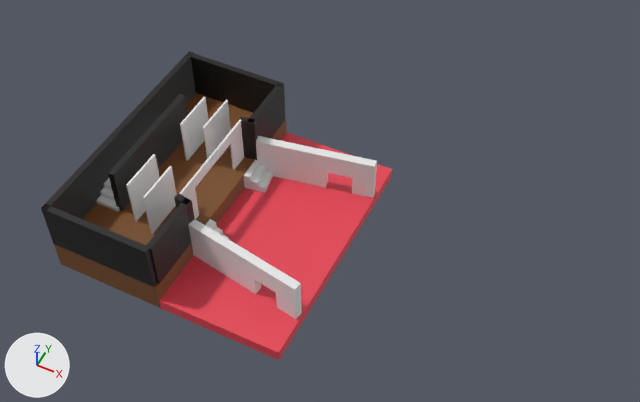
A saved change to the FBX model PantoGame/Assets/Levels/Level.fbx.
Rendered twice from a camera (50 mm lens) standing at (45.3, -77.7, 107.4) and looking at (6.2, 0.5, 9.6). Lighting does not change. The marker at lower left points along +X, +Y and +Z. Where no turn or scale is listed for an object, it has been applied to the vertices.

The first picture shows 'Cube', 'Cube.001', 'Floor', 'Portal 1', 'Portal 1.001', 'Portal 1.002', 'Stage Floor', 'Stage Wall', 'Stage Wall back', 'Stage Wall back.001', 'Stairs left.001', 'Stairs right', 'stage Wall', 'stage Wall.001', 'stage Wall.002', 'stage Wall.003', 'stage Wall.004'.
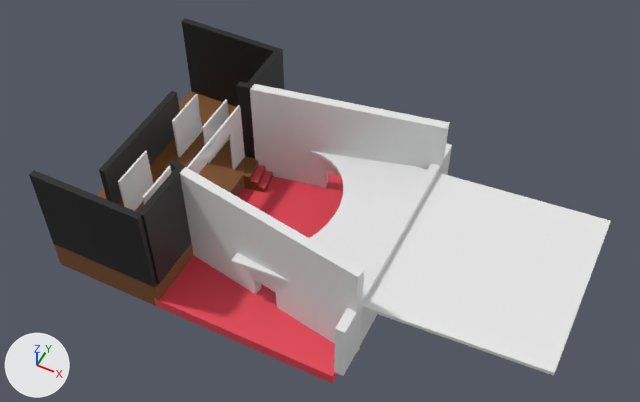
Commit message: improvmetns to level when flipped

Diff of the bpy script that builds the scene:
```diff
--- a/PantoGame/Assets/Levels/Level.fbx.py
+++ b/PantoGame/Assets/Levels/Level.fbx.py
@@ me_cube_003 @@
-me_cube_003.from_pydata(...)  # 24 vertices, 22 faces; spans x -18.9..1.1, y -4.0..0.9, z -1.0..6.3
+me_cube_003.from_pydata(...)  # 40 vertices, 38 faces; spans x -18.9..11.3, y -4.0..2.7, z -1.0..17.3
+# me_cube_003 part 5: 16 vertices added at x -18.9..11.3, y -4.0..2.7, z -1.0..17.3
@@ me_cube_006 @@
 me_cube_006.from_pydata(...)  # 26 vertices, 24 faces; spans x -3.3..0.94, y -2.5..2.08, z 0.0..3.0
+# me_cube_006 part 1: the 1 face centred in x -1.18, y -0.21, z 2.0 switches from no material to mat_material_001 (red #e74354)
+# me_cube_006 part 2: the 1 face centred in x 0.0, y 0.0, z 1.0 switches from no material to mat_material_001 (red #e74354)
+# me_cube_006 part 3: 22 of the faces centred in x -2.95..0.59, y -2.4..1.98, z 0.0..3.0 switch from no material to mat_stage_floor (brown #7c4e24)
+me_cube_006.materials.append(mat_material_001)  # red #e74354
@@ me_cube_004 @@
-me_cube_004.from_pydata(...)  # 24 vertices, 22 faces; spans x -18.8..1.1, y -0.9..4.0, z -1.0..6.3
+me_cube_004.from_pydata(...)  # 40 vertices, 38 faces; spans x -18.8..11.2, y -2.6..4.0, z -1.0..17.3
+# me_cube_004 part 6: 16 vertices added at x -18.8..11.2, y -2.6..4.0, z -1.0..17.3
@@ me_cube_018 @@
 me_cube_018.from_pydata(...)  # 28 vertices, 27 faces; spans x -0.2..0.2, y -8.9..8.9, z 0.0..8.2
+# me_cube_018 part 4: all 20 vertices in x -0.2..0.2, y -8.9..8.9, z 6.2..8.2 are scaled about their middle by (1, 1, 1.62), then moved by (0.0, 0.0, 2.5)
@@ ob_stage_wall @@
 ob_stage_wall.rotation_euler = (0.0, 0.0, 1.571)  # degrees (0, 0, 90)
-ob_stage_wall.scale = (0.5, 9.15, 1.0)
+ob_stage_wall.scale = (0.5, 9.15, 1.87)
@@ ob_stage_wall_1 @@
 ob_stage_wall_1.rotation_euler = (0.0, 0.0, 1.571)  # degrees (0, 0, 90)
-ob_stage_wall_1.scale = (0.5, 9.01, 1.0)
+ob_stage_wall_1.scale = (0.5, 9.01, 1.87)
@@ ob_portal_1_001 @@
 ob_portal_1_001 = bpy.data.objects.new('Portal 1.001', me_cube_019)
-ob_portal_1_001.location = (-16.3, 0.2, 3.1)
+ob_portal_1_001.location = (-16.4, 0.2, 3.1)
@@ ob_stage_wall_back_001 @@
 ob_stage_wall_back_001 = bpy.data.objects.new('Stage Wall back.001', me_cube_011)
-ob_stage_wall_back_001.location = (-23.4, 0.0, 3.2)
+ob_stage_wall_back_001.location = (-25.1, 0.0, 3.2)
@@ ob_stage_wall_002 @@
 ob_stage_wall_002.rotation_euler = (0.0, 0.0, -3.142)  # degrees (0, 0, -180)
-ob_stage_wall_002.scale = (0.5, 5.11, 1.0)
+ob_stage_wall_002.scale = (0.5, 5.11, 1.88)
@@ ob_stage_wall_001 @@
-ob_stage_wall_001 = bpy.data.objects.new('stage Wall.001', me_cube_013)
@@ ob_stage_wall_004 @@
-ob_stage_wall_004 = bpy.data.objects.new('stage Wall.004', me_cube_016)
@@ ob_floor @@
 ob_floor = bpy.data.objects.new('Floor', me_cube_002)
-ob_floor.location = (0.0, 0.0, -1.0)
-ob_floor.scale = (10.0, 20.0, 1.0)
+ob_floor.location = (3.8, 0.0, -1.0)
+ob_floor.scale = (14.7, 20.0, 1.0)
@@ ob_stage_wall_003 @@
 ob_stage_wall_003 = bpy.data.objects.new('stage Wall.003', me_cube_015)
-ob_stage_wall_003.location = (-11.1, -9.4, 3.2)
-ob_stage_wall_003.rotation_euler = (0.0, 0.0, -1.771)  # degrees (0, 0, -101)
-ob_stage_wall_003.scale = (0.5, 1.3, 1.0)
+ob_stage_wall_003.location = (-10.5, 14.4, 3.2)
+ob_stage_wall_003.rotation_euler = (-3.142, 0.0, 0.0)  # degrees (-180, 0, 0)
+ob_stage_wall_003.scale = (-0.5, -5.11, -1.88)
@@ ob_stairs_left_001 @@
-ob_stairs_left_001 = bpy.data.objects.new('Stairs left.001', me_cube_021)
@@ ob_portal_1_002 @@
 ob_portal_1_002 = bpy.data.objects.new('Portal 1.002', me_cube_020)
-ob_portal_1_002.location = (-19.9, 0.2, 3.1)
+ob_portal_1_002.location = (-21.5, 0.2, 3.1)
@@ ob_stage_wall_back @@
-ob_stage_wall_back = bpy.data.objects.new('Stage Wall back', me_cube_008)
@@ ob_cube_002 @@
+ob_cube_002 = bpy.data.objects.new('Cube.002', me_cube_017)  # 46 vertices, 25 faces; spans x -23.1..23.1, y -13.8..13.8, z -2.3..2.3
+ob_cube_002.location = (22.5, 0.0, 9.5)
@@ ob_cube_003 @@
+ob_cube_003 = bpy.data.objects.new('Cube.003', me_cube_018_1)  # a box spanning x -0.7..0.7, y -19.2..19.2, z -5.4..5.4
+ob_cube_003.location = (19.0, 0.0, 5.3)
```

Where the change shows, as pixel boxes (x1, y1, x2, y2) in the pictures (640 x 402 px):
'Cube.002', added
    after: (232, 151, 611, 376)
'Floor', moved, rescaled
    before: (159, 133, 392, 360)
    after: (154, 173, 343, 384)
'Cube.001', reshaped (61% wider, 86% taller)
    before: (188, 219, 302, 319)
    after: (180, 167, 364, 354)
'Cube', reshaped
    before: (255, 136, 377, 198)
    after: (250, 84, 450, 188)
'Stage Wall', rescaled (10% wider, 40% taller)
    before: (41, 204, 157, 287)
    after: (29, 170, 157, 287)
'stage Wall', rescaled
    before: (187, 52, 285, 121)
    after: (182, 18, 284, 107)
'Stage Wall back', deleted
    before: (41, 51, 196, 219)
'Stage Wall back.001', moved
    before: (108, 94, 188, 211)
    after: (99, 91, 180, 204)
'stage Wall.002', rescaled (17% wider, 45% taller)
    before: (146, 198, 191, 284)
    after: (138, 159, 191, 284)
'Cube.003', added
    after: (334, 143, 452, 376)
'Portal 1.002', moved
    before: (126, 97, 208, 221)
    after: (118, 94, 202, 211)
'Portal 1.001', moved
    before: (143, 100, 231, 234)
    after: (142, 100, 229, 205)
'Portal 1', reshaped
    before: (179, 119, 244, 219)
    after: (187, 105, 245, 174)
'stage Wall.003', moved, turned, rescaled
    before: (174, 193, 195, 223)
    after: (237, 48, 284, 158)
'stage Wall.001', deleted
    before: (247, 84, 284, 138)
'stage Wall.004', deleted
    before: (239, 117, 258, 160)
'Stairs left.001', deleted
    before: (96, 178, 119, 212)
part 1 of me_cube_006, recoloured
    both: (251, 165, 265, 183)
part 2 of me_cube_006, recoloured
    both: (258, 171, 272, 188)
part 3 of me_cube_006, recoloured
    both: (243, 160, 273, 192)
part 5 of me_cube_003, added
    after: (250, 84, 450, 173)
part 6 of me_cube_004, added
    after: (180, 167, 364, 354)
